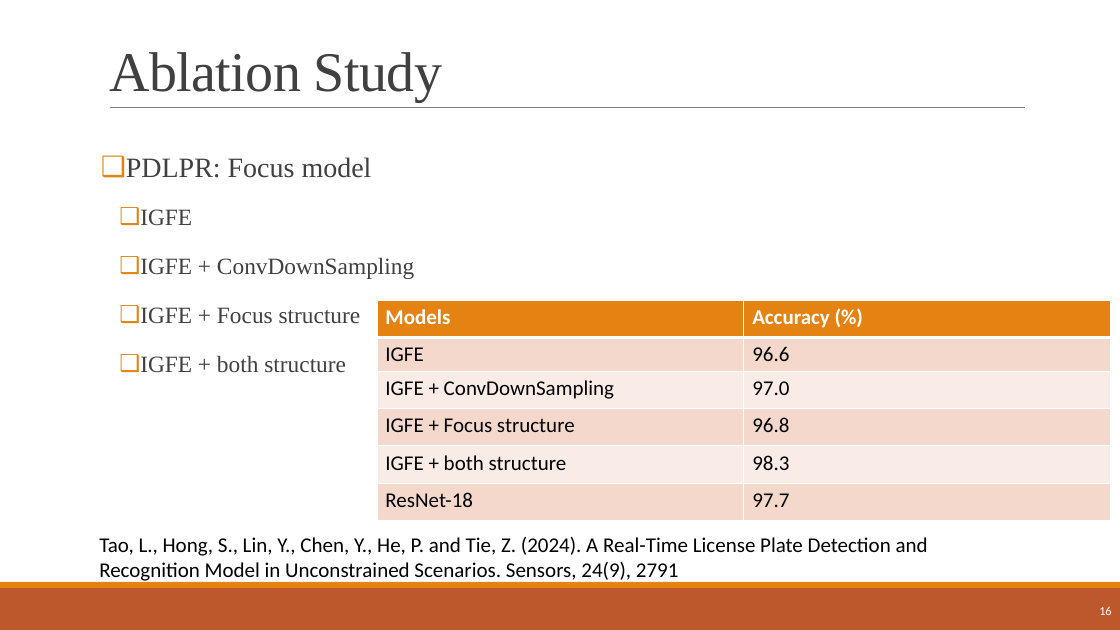
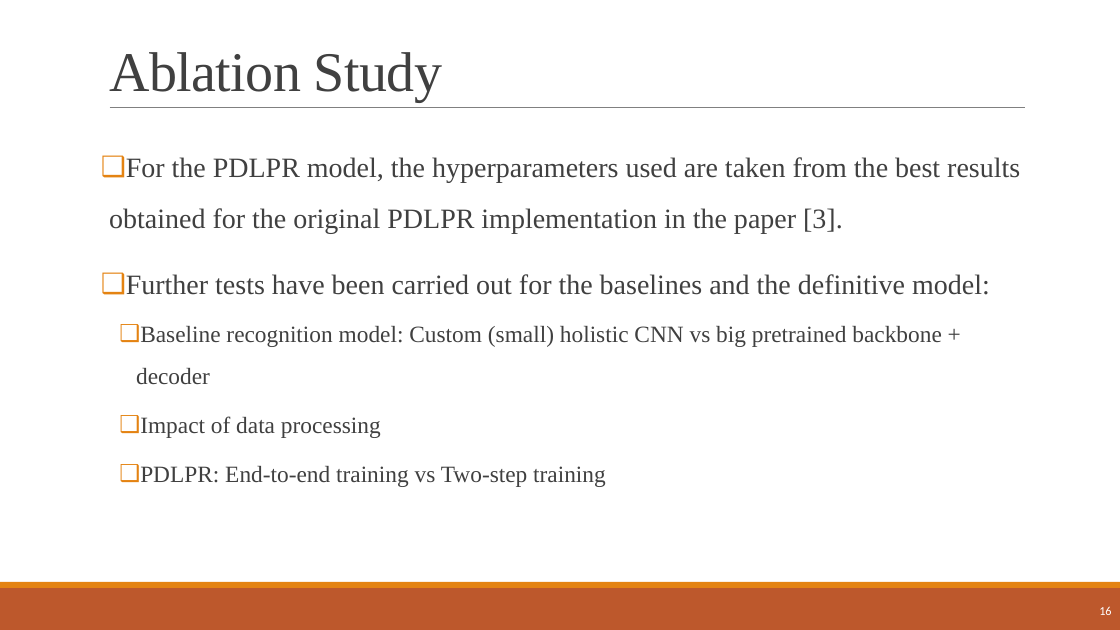
Before and after one commit to andrea-dalessio/CVProject4_final, a slide deck: slide 16 of presentation_CV_Final.pptx. Drawn at 1120x630 pixels with LibreOffice and Linux fonts; fonts in the diff are those of the drawing. Boxes give left, top, right and bottom in pixels: in the first picture for what was removed or moved away, otherwise in the second. Text is boxed around its words. In the diff, an @@ line names an element or a change of style, - is before the commit and + after.

```diff
--- a/presentation_CV_Final.pptx
+++ b/presentation_CV_Final.pptx
@@ text at [109, 157, 1020, 487]: text changed; size 20 to 24 pt @@
-❑ PDLPR: Focus model
-  ❑ IGFE
-  ❑ IGFE + ConvDownSampling
-  ❑ IGFE + Focus structure
-  ❑ IGFE + both structure
+❑ For the PDLPR model, the hyperparameters used are taken from the best results obtained for the original PDLPR implementation in the paper [3].
+❑ Further tests have been carried out for the baselines and the definitive model:
+  ❑ Baseline recognition model: Custom (small) holistic CNN vs big pretrained backbone + decoder
+  ❑ Impact of data processing
+  ❑ PDLPR: End-to-end training vs Two-step training
@@ table removed at [377, 301, 1112, 520], 6 rows, 2 columns @@
-Models | Accuracy (%)
-IGFE | 96.6
-IGFE + ConvDownSampling | 97.0
-IGFE + Focus structure | 96.8
-IGFE + both structure | 98.3
-ResNet-18 | 97.7
@@ text removed at [99, 537, 928, 584] @@
-Tao, L., Hong, S., Lin, Y., Chen, Y., He, P. and Tie, Z. (2024). A Real-Time License Plate Detection and Recognition Model in Unconstrained Scenarios. Sensors, 24(9), 2791
```
Also in this commit, not shown: 5 other slides changed, 1 slide added, 1 slide removed, 1 other file.
